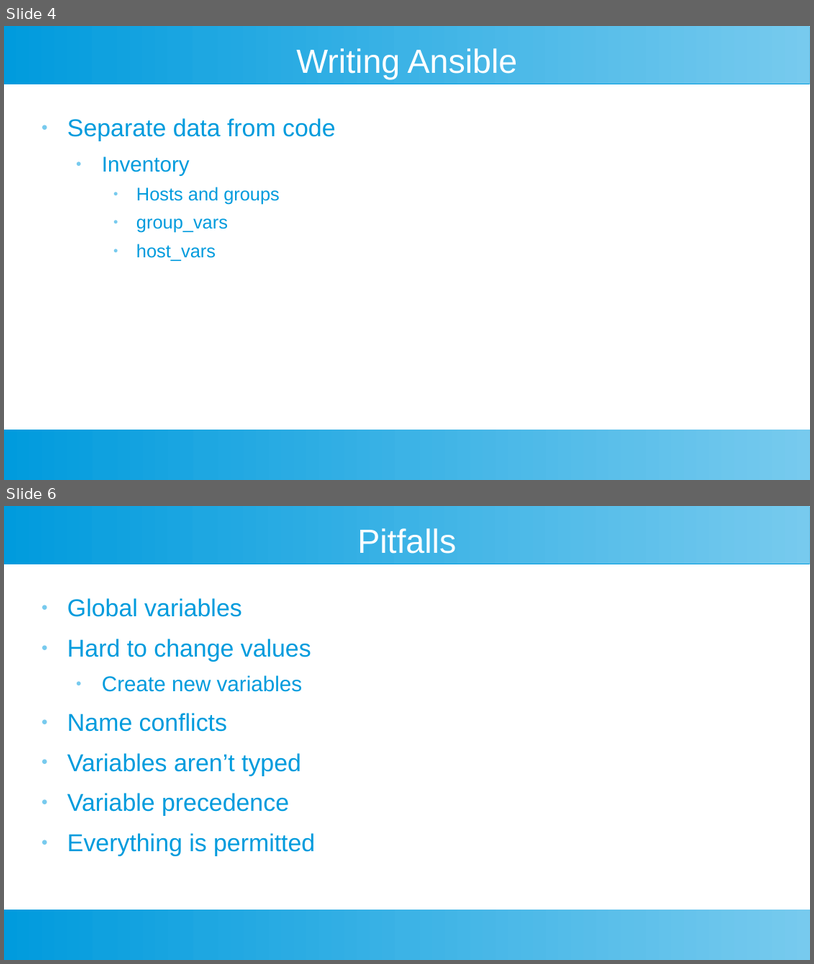
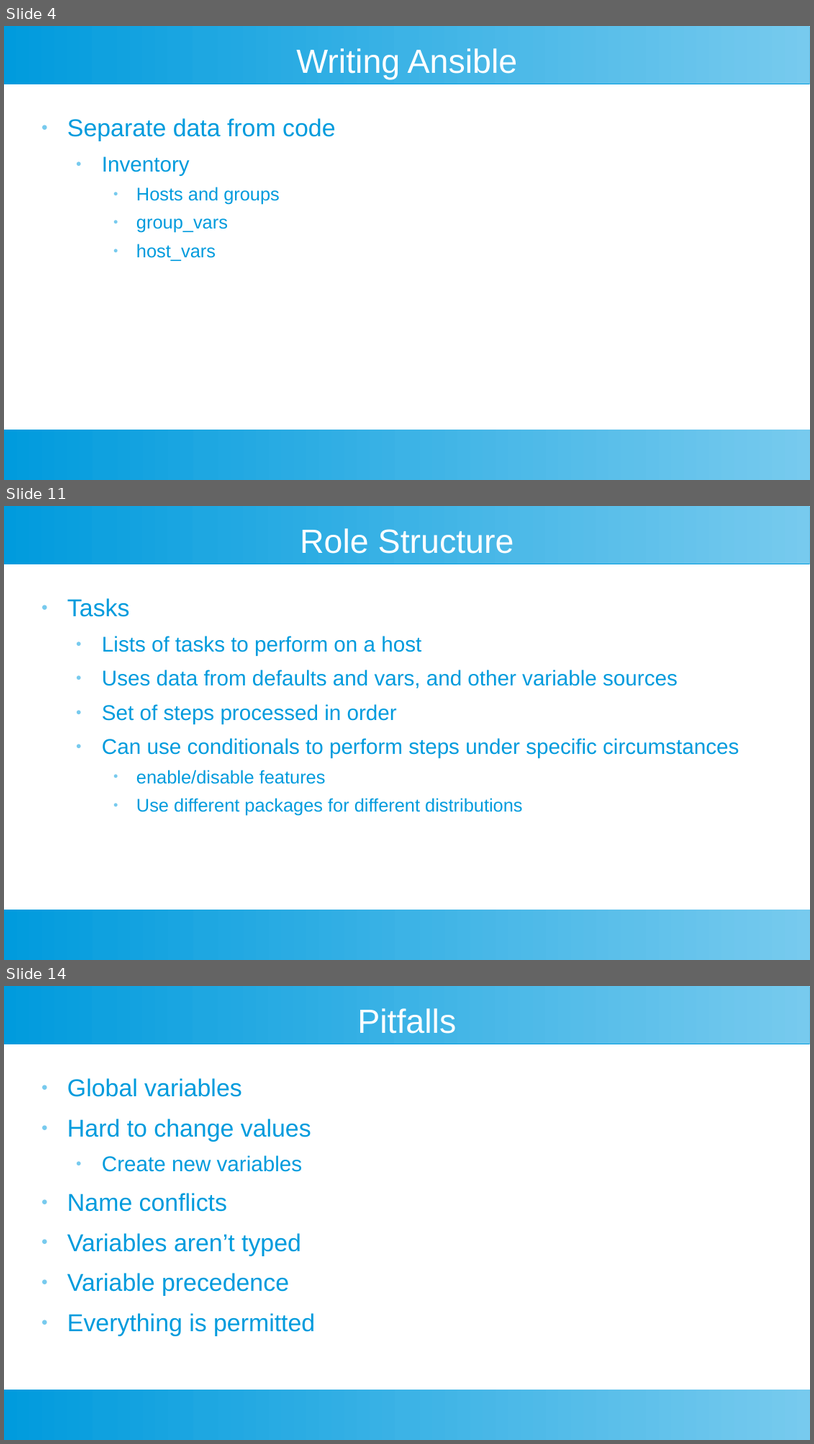
Before and after one commit to riffraff169/ansible-training, a slide deck: docs/ansible-slides.odp. Shown one above the other, each under a label of ours: slides 4 and 6 before the commit, slides 4, 11 and 14 after it; the slides between them are not shown. The pictures are 814x964 and 814x1444 pixels, drawn with LibreOffice and Linux fonts; fonts in the diff are those of the drawing. Boxes give left, top, right and bottom in pixels: in the first picture for what was removed or moved away, otherwise in the second. Text is boxed around its words. In the diff, an @@ line names an element or a change of style, - is before the commit and + after.

```diff
--- a/docs/ansible-slides.odp
+++ b/docs/ansible-slides.odp
@@ slide 11 added at [4,506,810,960], background #FFFFFF; not listed: 2 template elements that a slide beside it also shows @@
@@ title added at [300,528,514,554], 33 pt, text #FFFFFF @@
+Role Structure
@@ text added at [67,598,739,816], 21 pt, text #009BDD @@
+● Tasks
+  ● Lists of tasks to perform on a host
+  ● Uses data from defaults and vars, and other variable sources
+  ● Set of steps processed in order
+  ● Can use conditionals to perform steps under specific circumstances
+    ● enable/disable features
+    ● Use different packages for different distributions
@@ what was slide 6 is now slide 14 @@
```
Also in this commit, not shown: 1 slide changed, 8 other slides added, 1 other file.
